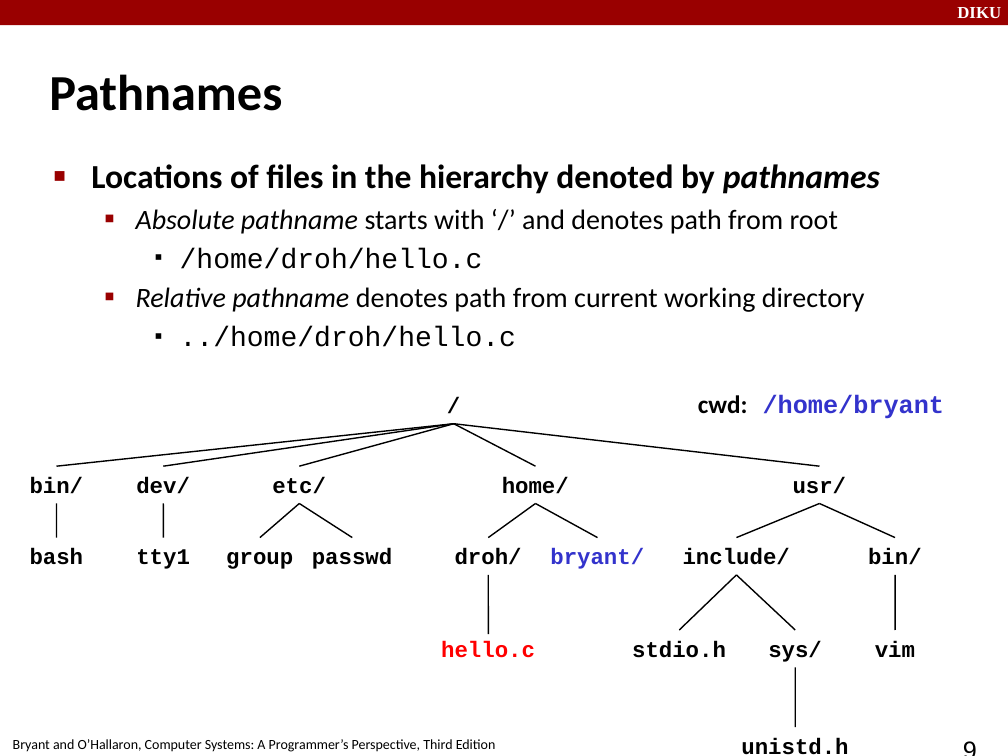
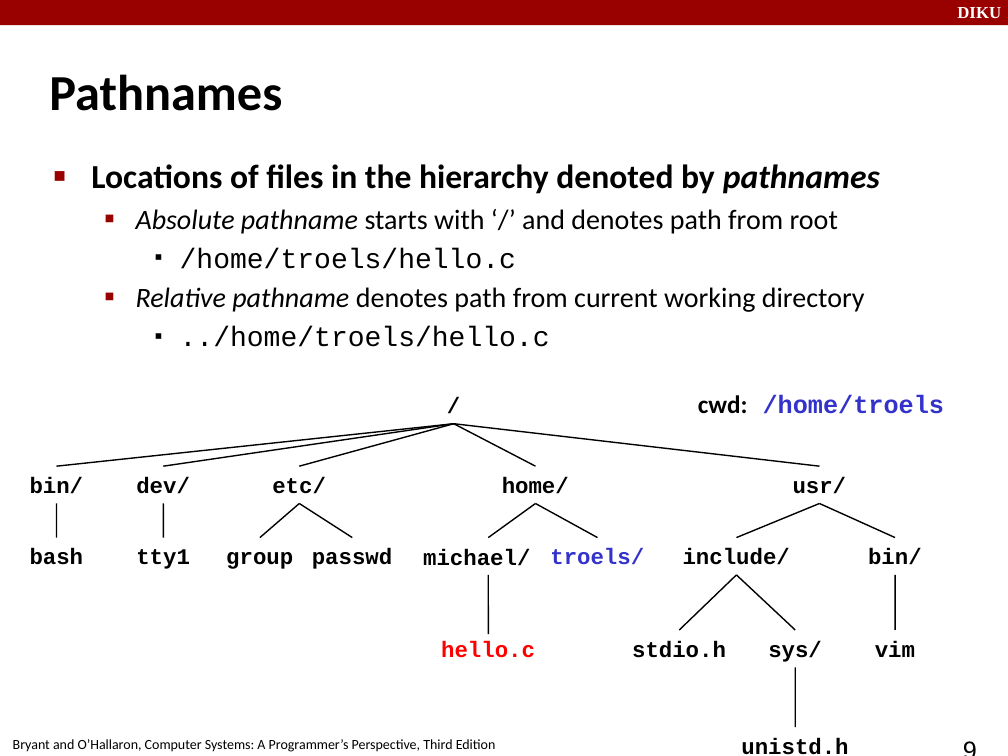
Before and after one commit to FnanB/compSys-e2018-pub, a slide deck: slide 9 of material/181121_system_io/181121.odp. Drawn at 1008x756 pixels with LibreOffice and Linux fonts; fonts in the diff are those of the drawing. Boxes give left, top, right and bottom in pixels: in the first picture for what was removed or moved away, otherwise in the second. Text is boxed around its words. In the diff, an @@ line names an element or a change of style, - is before the commit and + after.

```diff
--- a/material/181121_system_io/181121.odp
+++ b/material/181121_system_io/181121.odp
@@ text at (180, 248, 516, 269): text changed @@
-    ▪ /home/droh/hello.c
+    ▪ /home/troels/hello.c
@@ text at (180, 326, 550, 347): text changed @@
-    ▪ ../home/droh/hello.c
+    ▪ ../home/troels/hello.c
@@ text at (698, 394, 944, 414): text changed @@
-cwd: /home/bryant
+cwd: /home/troels
@@ text at (423, 548, 530, 566): text changed @@
-droh/
+michael/
@@ text at (550, 548, 644, 565): text changed @@
-bryant/
+troels/
```
Also in this commit, not shown: 2 other slides changed, 7 other files.
